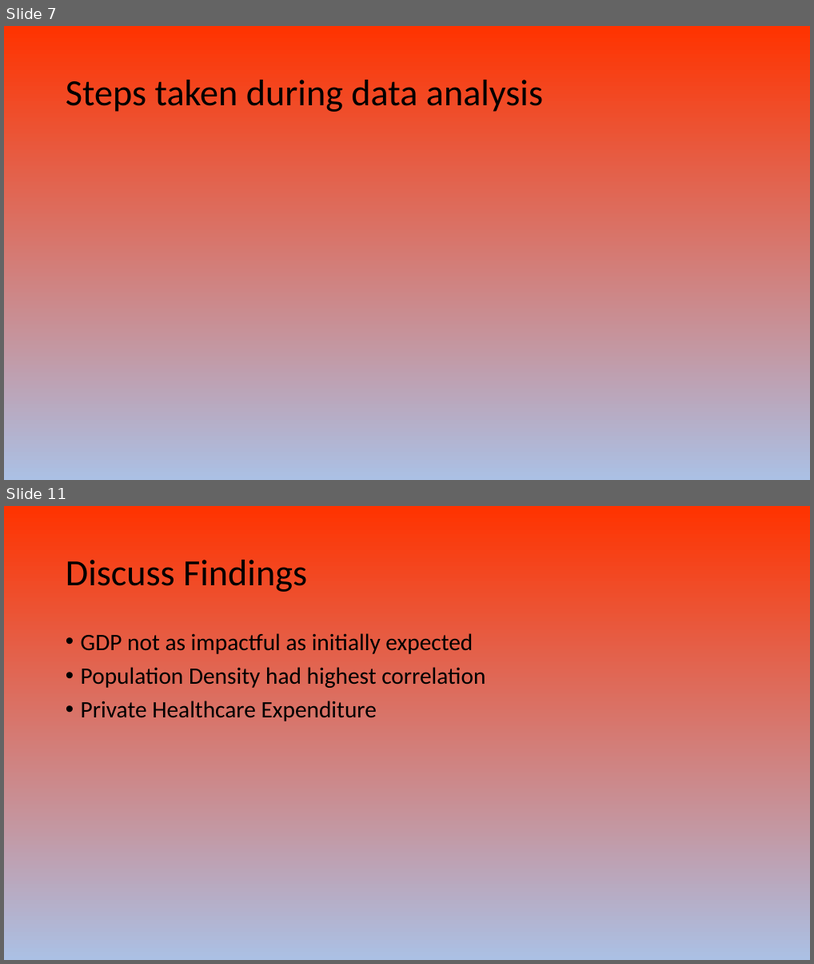
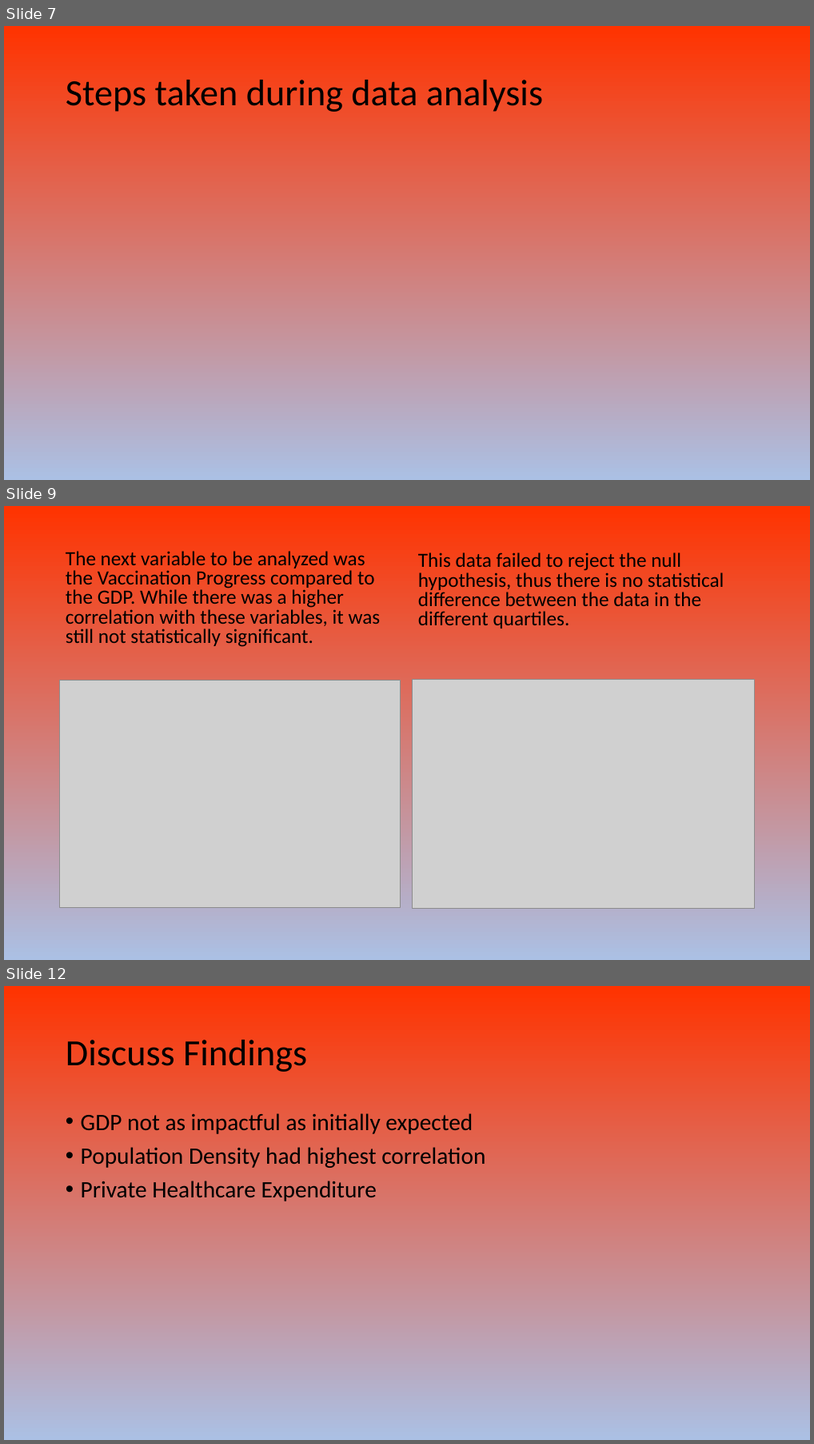
Before and after one commit to AJB-hub/Covid19_Vaccination_Progress, a slide deck: Covid 19 Presentation.pptx. Shown one above the other, each under a label of ours: slides 7 and 11 before the commit, slides 7, 9 and 12 after it; the slides between them are not shown. The pictures are 814x964 and 814x1444 pixels, drawn with LibreOffice and Linux fonts; fonts in the diff are those of the drawing; grey boxes stand for pictures. Boxes give left, top, right and bottom in pixels: in the first picture for what was removed or moved away, otherwise in the second. Text is boxed around its words. In the diff, an @@ line names an element or a change of style, - is before the commit and + after.

```diff
--- a/Covid 19 Presentation.pptx
+++ b/Covid 19 Presentation.pptx
@@ slide 9 added at (4, 506, 810, 960), background gradient #FF3300 to #ABC0E4 to #C7D5ED @@
@@ text added at (66, 551, 381, 647), 24 pt, text #000000 @@
+The next variable to be analyzed was the Vaccination Progress compared to the GDP. While there was a higher correlation with these variables, it was still not statistically significant.
@@ text added at (418, 552, 724, 628), 24 pt, text #000000 @@
+This data failed to reject the null hypothesis, thus there is no statistical difference between the data in the different quartiles.
@@ picture added at (60, 680, 401, 907) @@
@@ picture added at (412, 679, 755, 908) @@
@@ what was slide 11 is now slide 12 @@
```
Also in this commit, not shown: 3 slides changed, 3 other slides added, 3 slides removed.
